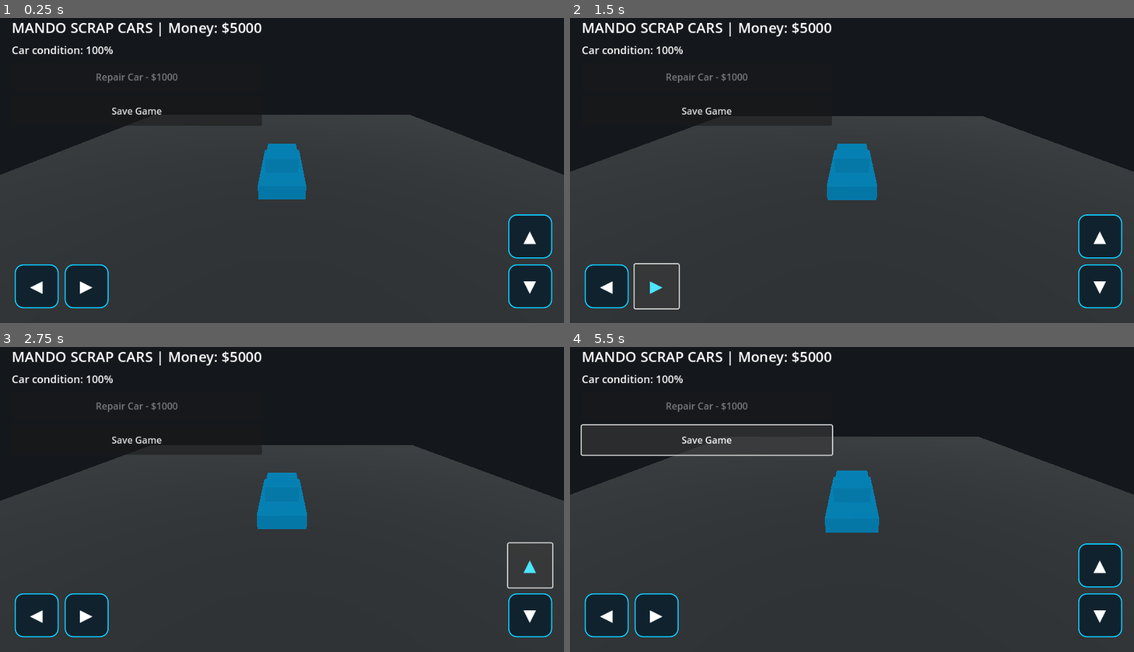
Above: before the commit, frames 1-4 (two rows, left to right).
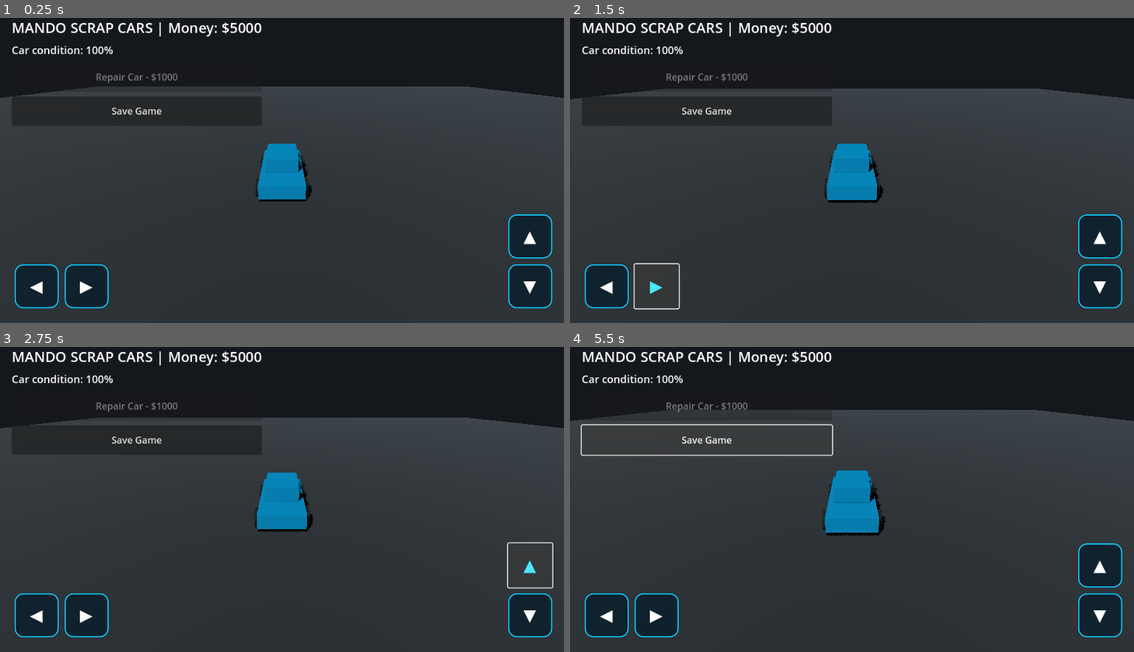
Above: after the commit, the same moments.

Repository: mandoalmzj-cell/MANDO-HVAC-PRO-
Game: Godot game, scene res://main.tscn
The game is run twice, just before and just after one commit, with the same random seed, the same clock (stepped at 60 frames per second) and the same inputs.
Inputs:
- Up to frame 1 (0.25 s): no input
- Up to frame 2 (1.5 s): click "◀" at 0.5 s; click "▶" at 1.25 s
- Up to frame 3 (2.75 s): click "▲" at 2 s
- Up to frame 4 (5.5 s): click "▼" at 2.75 s; click "Save Game" at 3.5 s; hold D 4.28-5.03 s; hold S from 5.03 s (still down)

The runs differ from the first frame. In frame 1, 11% of the frame differs, in the area x 0-100%, y 22-61%; in frame 2, 9.9%; in frame 3, 9.9%; in frame 4, 10%.

Commit message:
Improve car scene with wheels and larger ground
Updated ground size and material properties. Added wheel meshes and materials for the car.

Diff:
--- a/main.tscn
+++ b/main.tscn
@@ -1,12 +1,13 @@
-[gd_scene load_steps=6 format=3]
+
+[gd_scene load_steps=9 format=3]
 
 [ext_resource type="Script" path="res://game.gd" id="1_game"]
 
 [sub_resource type="BoxMesh" id="GroundMesh"]
-size = Vector3(30, 0.2, 30)
+size = Vector3(100, 0.2, 100)
 
 [sub_resource type="StandardMaterial3D" id="GroundMaterial"]
-albedo_color = Color(0.16, 0.18, 0.19, 1)
+albedo_color = Color(0.13, 0.16, 0.18, 1)
 roughness = 1.0
 
 [sub_resource type="BoxMesh" id="CarBodyMesh"]
@@ -20,12 +21,25 @@
 [sub_resource type="BoxMesh" id="CabinMesh"]
 size = Vector3(1.5, 0.7, 2)
 
+[sub_resource type="CylinderMesh" id="WheelMesh"]
+top_radius = 0.42
+bottom_radius = 0.42
+height = 0.28
+radial_segments = 16
+
+[sub_resource type="StandardMaterial3D" id="WheelMaterial"]
+albedo_color = Color(0.025, 0.03, 0.035, 1)
+roughness = 0.9
+
 [node name="Main" type="Node3D"]
 script = ExtResource("1_game")
 
+[node name="WorldEnvironment" type="WorldEnvironment" parent="."]
+
 [node name="DirectionalLight3D" type="DirectionalLight3D" parent="."]
 rotation_degrees = Vector3(-45, -30, 0)
-light_energy = 1.2
+light_energy = 1.3
+shadow_enabled = true
 
 [node name="Camera3D" type="Camera3D" parent="."]
 position = Vector3(0, 6, 10)
@@ -48,3 +62,27 @@
 position = Vector3(0, 1.1, -0.2)
 mesh = SubResource("CabinMesh")
 material_override = SubResource("CarMaterial")
+
+[node name="WheelFL" type="MeshInstance3D" parent="Car"]
+position = Vector3(-1.02, 0.25, -1.25)
+rotation_degrees = Vector3(0, 0, 90)
+mesh = SubResource("WheelMesh")
+material_override = SubResource("WheelMaterial")
+
+[node name="WheelFR" type="MeshInstance3D" parent="Car"]
+position = Vector3(1.02, 0.25, -1.25)
+rotation_degrees = Vector3(0, 0, 90)
+mesh = SubResource("WheelMesh")
+material_override = SubResource("WheelMaterial")
+
+[node name="WheelRL" type="MeshInstance3D" parent="Car"]
+position = Vector3(-1.02, 0.25, 1.25)
+rotation_degrees = Vector3(0, 0, 90)
+mesh = SubResource("WheelMesh")
+material_override = SubResource("WheelMaterial")
+
+[node name="WheelRR" type="MeshInstance3D" parent="Car"]
+position = Vector3(1.02, 0.25, 1.25)
+rotation_degrees = Vector3(0, 0, 90)
+mesh = SubResource("WheelMesh")
+material_override = SubResource("WheelMaterial")
